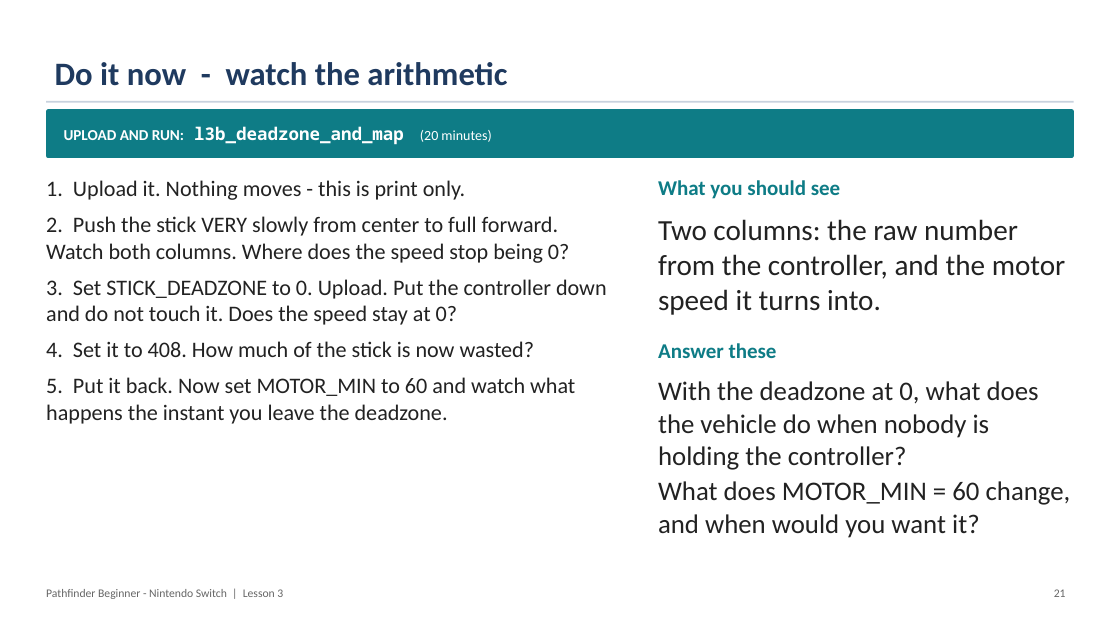
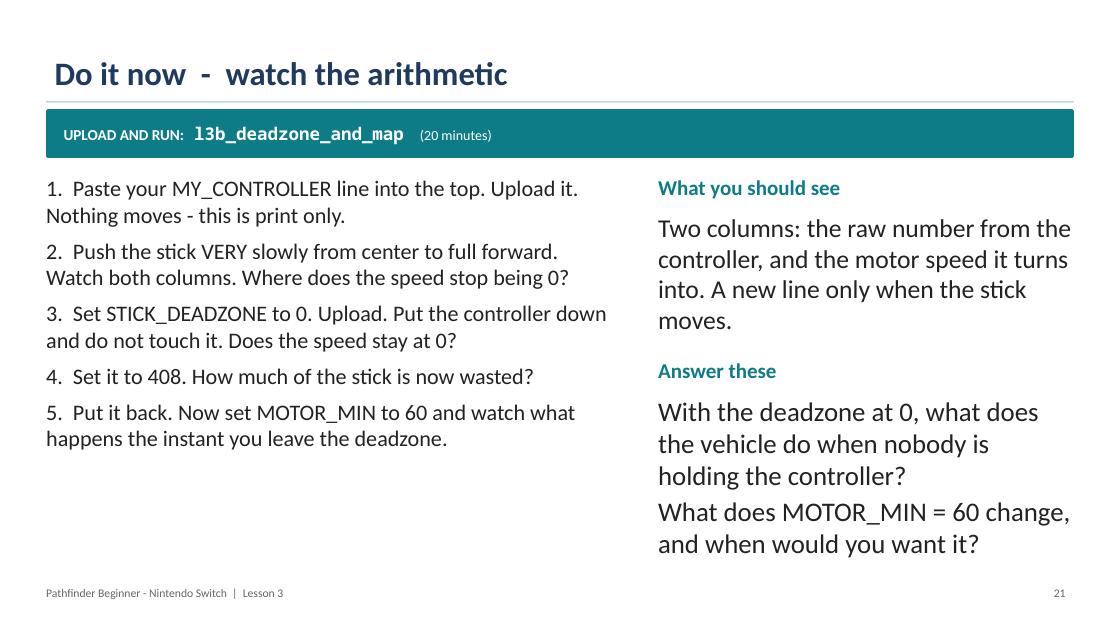
Before and after one commit to PorpoiseRobotics/porpoise-robotics, a slide deck: slide 21 of ground-vehicle/docs/courses/beginner-switch/l3_controller_programming.pptx. Drawn at 1120x630 pixels with LibreOffice and Linux fonts; fonts in the diff are those of the drawing. Boxes give left, top, right and bottom in pixels: in the first picture for what was removed or moved away, otherwise in the second. Text is boxed around its words. In the diff, an @@ line names an element or a change of style, - is before the commit and + after.

```diff
--- a/ground-vehicle/docs/courses/beginner-switch/l3_controller_programming.pptx
+++ b/ground-vehicle/docs/courses/beginner-switch/l3_controller_programming.pptx
@@ text at box(46, 180, 578, 227): text changed @@
-1. Upload it. Nothing moves - this is print only.
+1. Paste your MY_CONTROLLER line into the top. Upload it. Nothing moves - this is print only.
@@ text at box(658, 219, 1071, 329): text changed; size 25 to 22 pt @@
-Two columns: the raw number from the controller, and the motor speed it turns into.
+Two columns: the raw number from the controller, and the motor speed it turns into. A new line only when the stick moves.
@@ text "Answer these": place and size @@
-text "Answer these" at box(658, 343, 777, 358)
+text "Answer these" at box(658, 363, 777, 378)
@@ text "With the deadzone at 0, ...": place and size @@
-text "With the deadzone at 0, ..." at box(658, 381, 1071, 538)
+text "With the deadzone at 0, ..." at box(658, 402, 1071, 558)
```
Also in this commit, not shown: 3 other slides changed, 13 other files.
